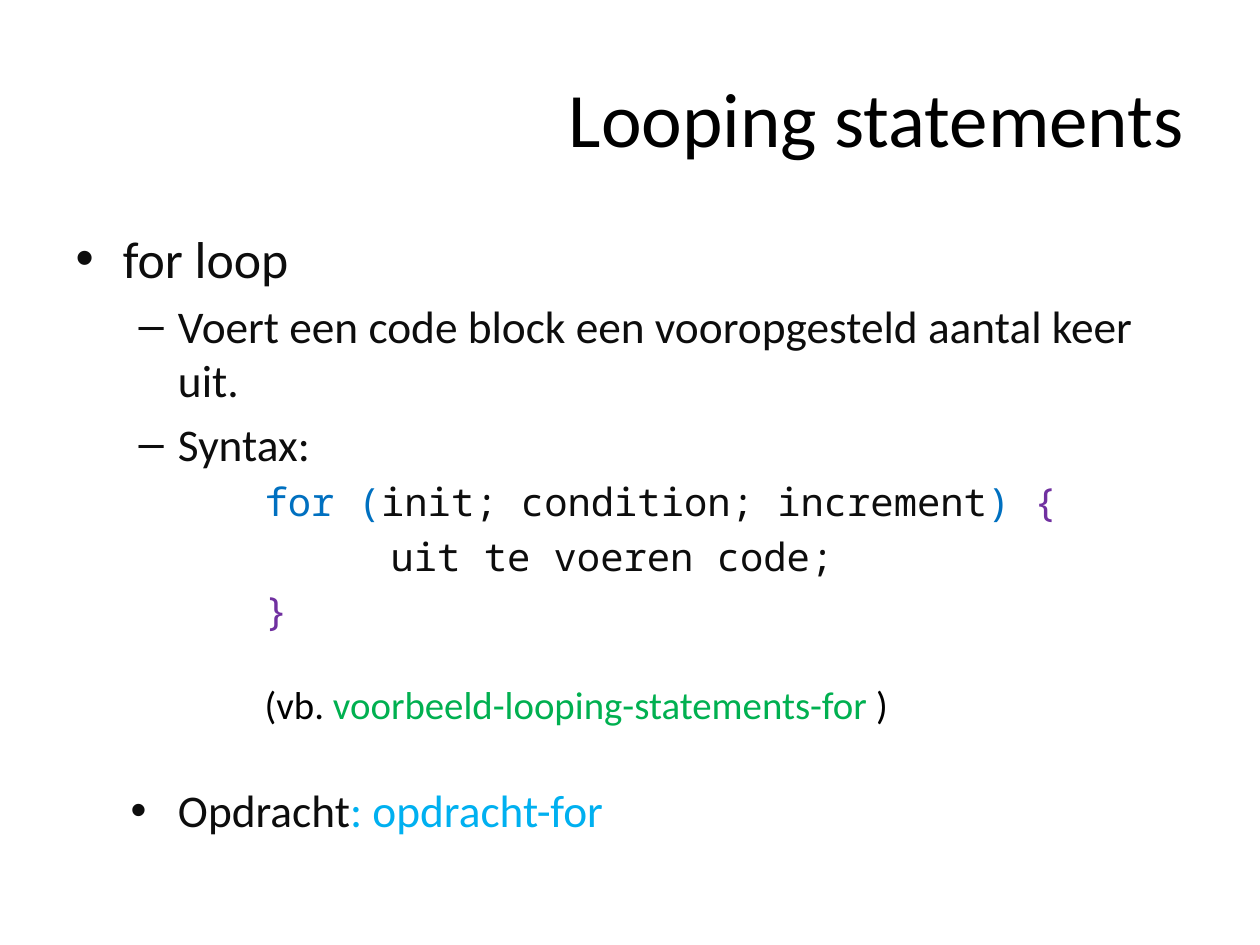
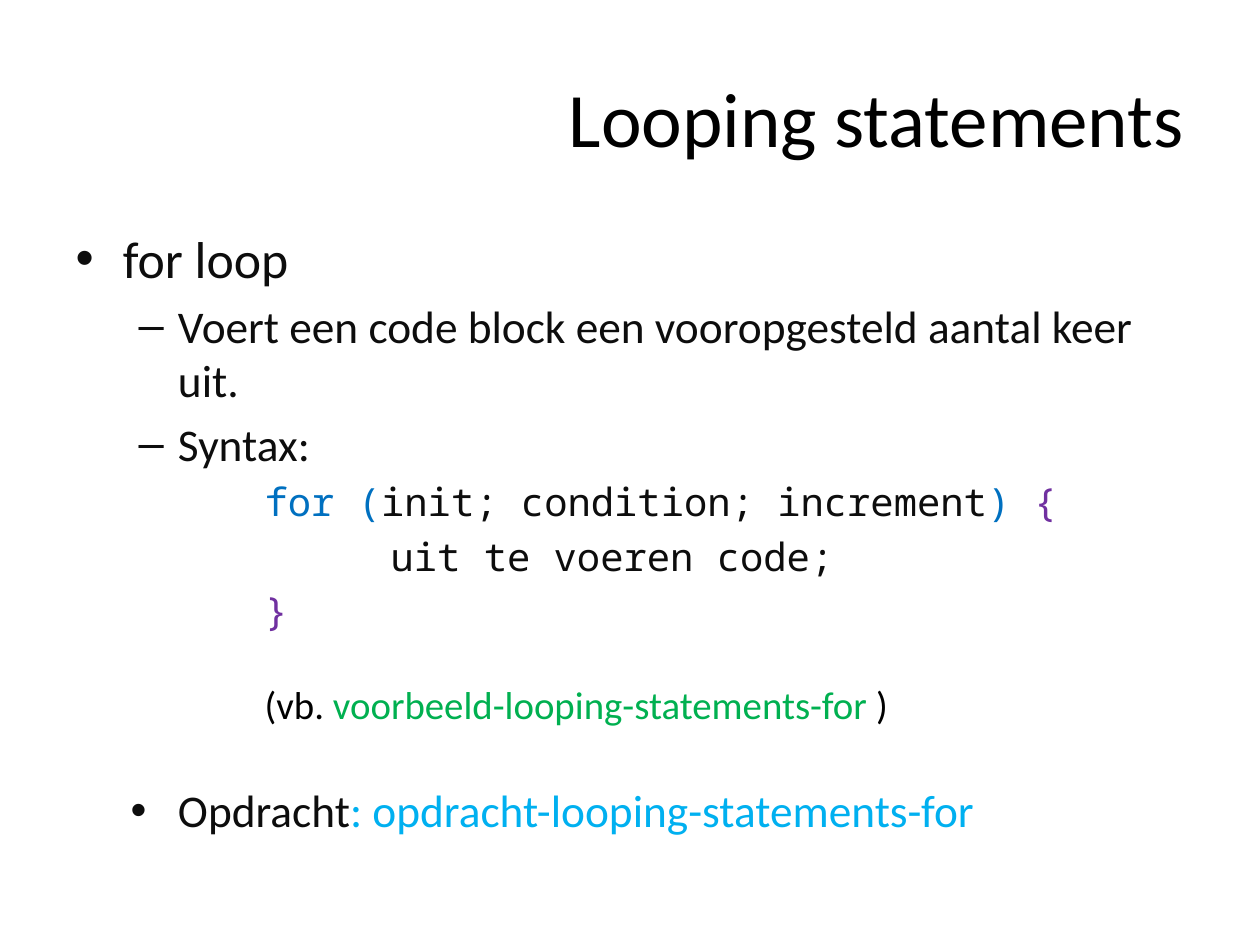
Before and after one commit to ajkea/web-backend-1, a slide deck: slide 68 of public/cursus/web-backend-cursus.pptx. Drawn at 1260x945 pixels with LibreOffice and Linux fonts; fonts in the diff are those of the drawing. Boxes give left, top, right and bottom in pixels: in the first picture for what was removed or moved away, otherwise in the second. Text is boxed around its words. In the diff, an @@ line names an element or a change of style, - is before the commit and + after.

Commit message:
change slides looping statements

```diff
--- a/public/cursus/web-backend-cursus.pptx
+++ b/public/cursus/web-backend-cursus.pptx
@@ text at (x1=178, y1=795, x2=973, y2=835): text changed @@
-    • Opdracht: opdracht-for
+    • Opdracht: opdracht-looping-statements-for
```
Also in this commit, not shown: 6 other slides changed, 1 other file.
